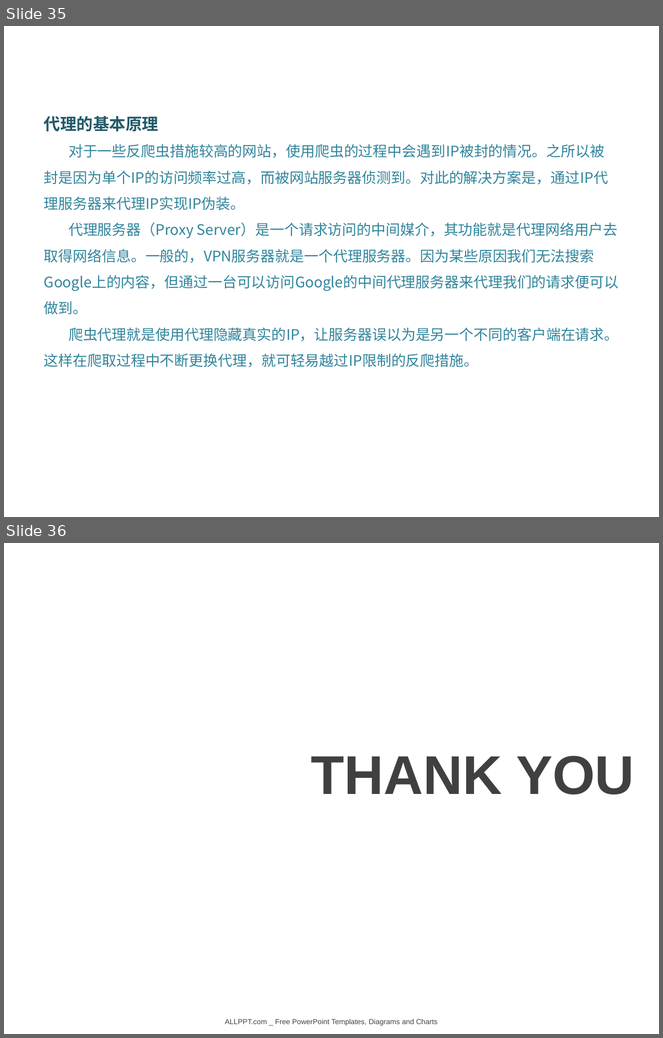
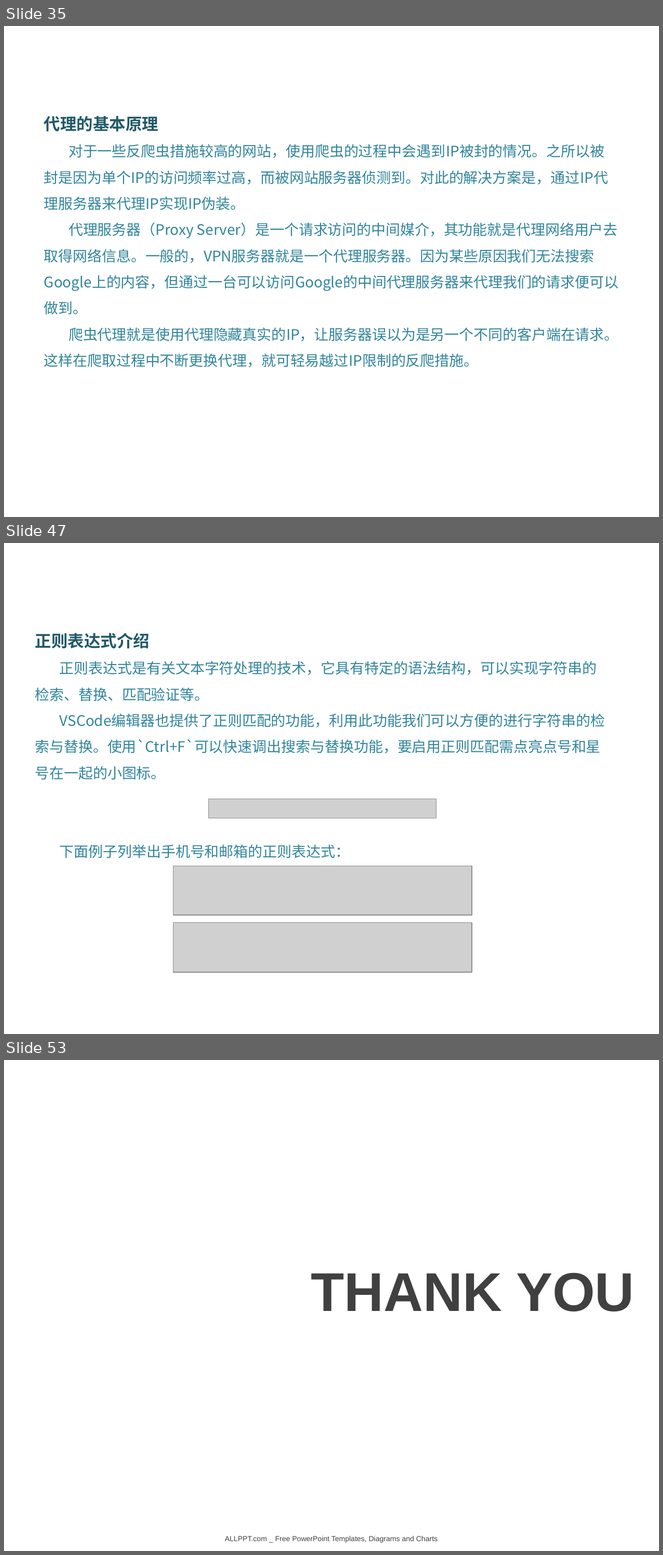
Before and after one commit to DataScienceCoding/Python-Web-Crawler, a slide deck: Python-Web-Crawler.pptx. Shown one above the other, each under a label of ours: slides 35 and 36 before the commit, slides 35, 47 and 53 after it; the slides between them are not shown. The pictures are 663x1038 and 663x1555 pixels, drawn with LibreOffice and Linux fonts; fonts in the diff are those of the drawing; grey boxes stand for pictures; background and template pictures are left out. Boxes give left, top, right and bottom in pixels: in the first picture for what was removed or moved away, otherwise in the second. Text is boxed around its words. In the diff, an @@ line names an element or a change of style, - is before the commit and + after.

```diff
--- a/Python-Web-Crawler.pptx
+++ b/Python-Web-Crawler.pptx
@@ slide 47 added at (4,543,659,1034), background picture (left out) @@
@@ text added at (35,633,606,859), 16 pt, text #31859C @@
+正则表达式介绍
+正则表达式是有关文本字符处理的技术，它具有特定的语法结构，可以实现字符串的检索、替换、匹配验证等。
+VSCode编辑器也提供了正则匹配的功能，利用此功能我们可以方便的进行字符串的检索与替换。使用`Ctrl+F`可以快速调出搜索与替换功能，要启用正则匹配需点亮点号和星号在一起的小图标。
+下面例子列举出手机号和邮箱的正则表达式：
@@ picture added at (208,799,437,818) @@
@@ picture added at (173,866,472,915) @@
@@ picture added at (174,923,473,973) @@
@@ what was slide 36 is now slide 53 @@
```
Also in this commit, not shown: 16 other slides added, 7 other files.
